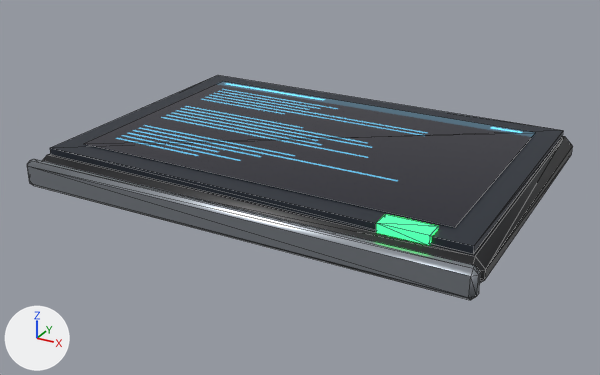
An edit to the glTF model godot/models/terminal/terminal_datapad.glb, drawn before and after from the same camera.
One viewpoint serves both versions: a 50 mm camera at (0.163, -0.309, 0.144) aimed at (-0.001, -0.011, -0.005). Every picture has the same lights, and +X, +Y and +Z are marked at lower left. The first picture is the older version. Mesh edges are drawn as thin lines. Vertices at exactly the same position are counted once.

The first picture shows 'terminal_datapad'.
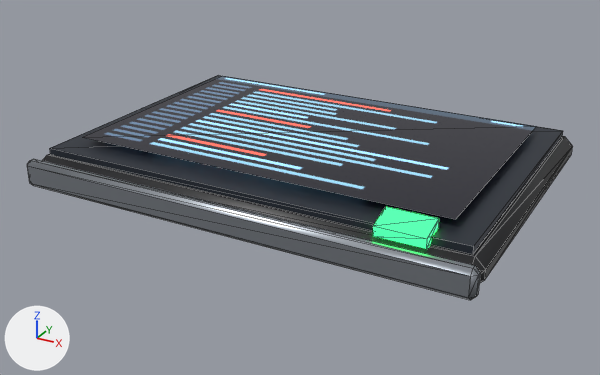
Where the change shows, as pixel boxes [x1, y1, x2, y2] in the pictures (600 x 375 px; the box of a moved part takes in the faces that stretch with it):
```json
{"part": 1, "of": "me_body", "change": "moved or reshaped", "before": [84, 81, 536, 227], "after": [83, 76, 536, 219]}
{"part": 2, "of": "me_body", "change": "rebuilt", "before": [376, 214, 439, 246], "after": [373, 207, 439, 249], "on screen": "30% taller"}
{"part": 3, "of": "me_body", "change": "moved or reshaped", "before": [27, 131, 573, 300], "after": [27, 131, 573, 300]}
```

Edits to the scene script, one JSON object a line:
```json
{"op": "add", "block": "img_log_list", "code": ["img_log_list = load_image('log_list', '_unpacked/log_list', 256, 256, 'sRGB')"]}
{"op": "add", "block": "mat_screen_log_list", "code": ["mat_screen_log_list = bpy.data.materials.new('screen_log_list')", "# colours: black #000000", "# uses the picture img_log_list"]}
{"block": "me_body", "where": "# used by ob_terminal_datapad; location = (0.0, 0.0, 0.0)"}
{"op": "remove", "block": "me_body", "code": "me_body.from_pydata(...)  # 68 vertices, 114 faces; spans x -0.1..0.1, y -0.076..0.07, z 0.0..0.016"}
{"op": "add", "block": "me_body", "code": "me_body.from_pydata(...)  # 68 vertices, 114 faces; spans x -0.1..0.1, y -0.076..0.07, z 0.0..0.019"}
{"block": "me_body", "change": "me_body part 1: the loose piece of 4 vertices spanning x -0.085..0.085, y -0.055..0.055, z 0.015..0.016 is moved by (0.0, 0.0, 0.003), in mat_screen_log_list"}
{"block": "me_body", "change": "me_body part 2: the loose piece of 8 vertices spanning x 0.06..0.08, y -0.066..-0.058, z 0.012..0.016 is rebuilt with 8 vertices and now spans x 0.06..0.08, y -0.069..-0.058, z 0.009..0.019"}
{"block": "me_body", "change": "me_body part 3"}
{"block": "me_body", "change": "42 faces are deleted"}
{"block": "me_body", "change": "18 new faces join them, mat_plastic_black (black #1b1c1f)"}
{"block": "me_body", "change": "6 new faces join them, mat_hull_dark (greyish blue #3c424c)"}
{"block": "me_body", "change": "18 new faces join them, mat_steel (grey #a7adb5)"}
{"op": "remove", "block": "me_body", "code": "me_body.materials.append(mat_screen_text)"}
{"op": "add", "block": "me_body", "code": "me_body.materials.append(mat_screen_log_list)"}
```
